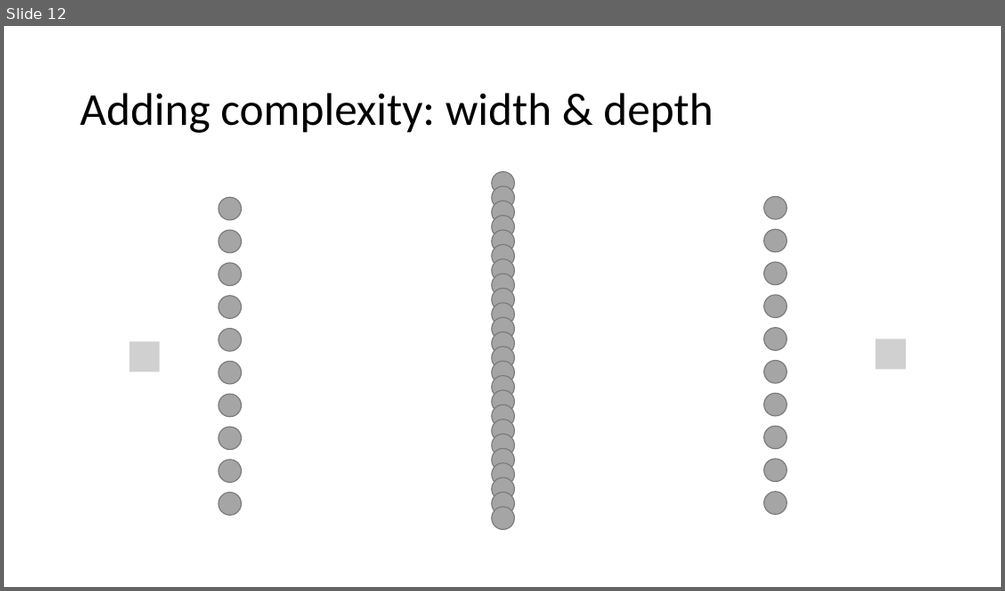
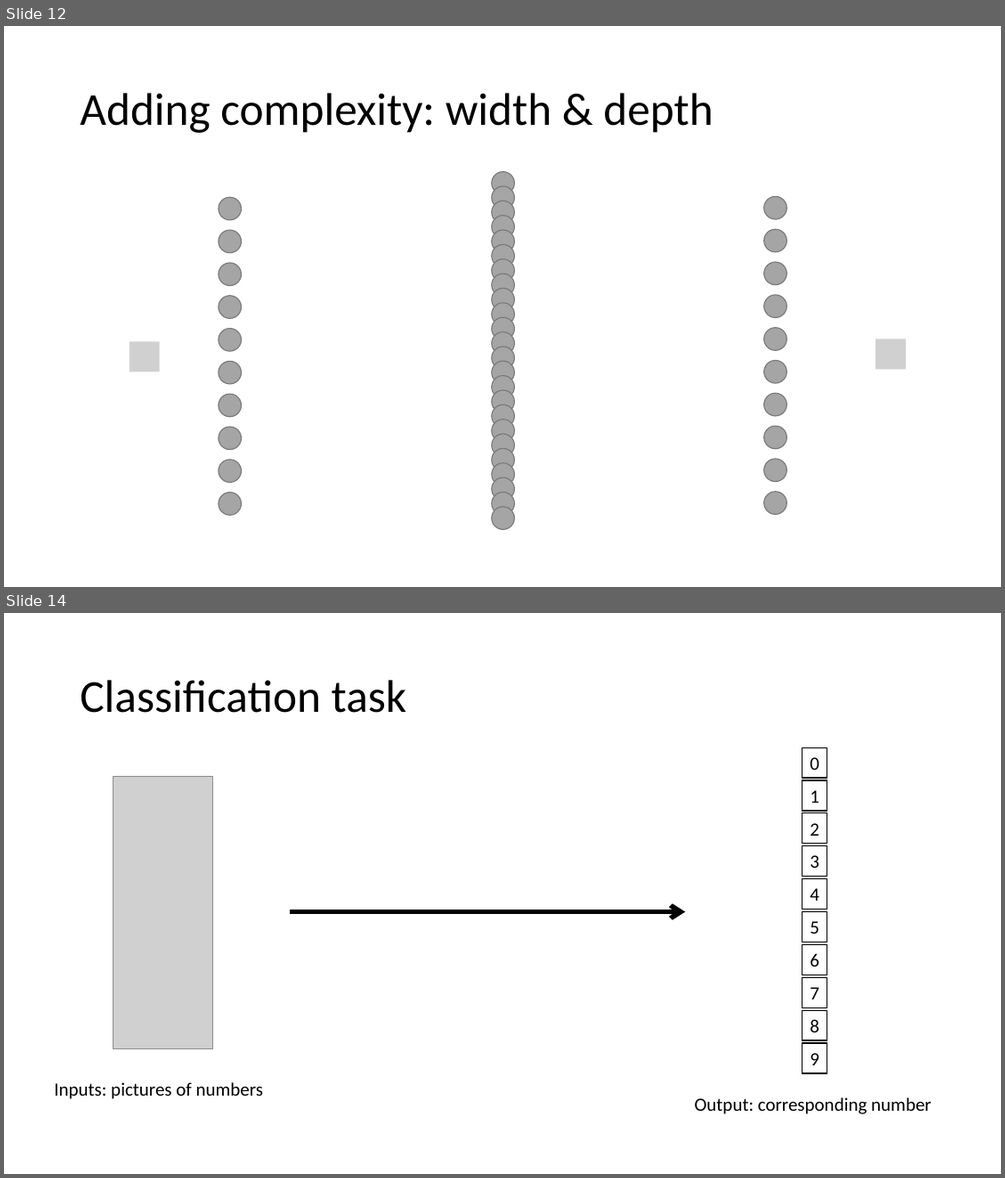
Before and after one commit to PRF-Development/DataAnalysisExtras, a slide deck: FromBiologyToComputers.pptx. Shown one above the other, each under a label of ours: slide 12 before the commit, slides 12 and 14 after it; the slides between them are not shown. The pictures are 1005x591 and 1005x1178 pixels, drawn with LibreOffice and Linux fonts; fonts in the diff are those of the drawing; grey boxes stand for pictures. Boxes give left, top, right and bottom in pixels: in the first picture for what was removed or moved away, otherwise in the second. Text is boxed around its words. In the diff, an @@ line names an element or a change of style, - is before the commit and + after.

Commit message:
classification task intro

```diff
--- a/FromBiologyToComputers.pptx
+++ b/FromBiologyToComputers.pptx
@@ slide 14 added at (4, 613, 1001, 1174), background #FFFFFF @@
@@ title added at (80, 680, 407, 713), 44 pt, text #000000 @@
+Classification task
@@ picture added at (113, 776, 212, 1049) @@
@@ arrow added from (290, 911) to (685, 911), #000000 4.5 pt @@
@@ group added at (802, 747, 827, 1073): 10 rectangles @@
+0
+1
+2
+3
+4
+5
+6
+7
+8
+9
@@ text added at (54, 1082, 263, 1099), 18 pt, text #000000 @@
+Inputs: pictures of numbers
@@ text added at (695, 1097, 931, 1114), 18 pt, text #000000 @@
+Output: corresponding number
```
